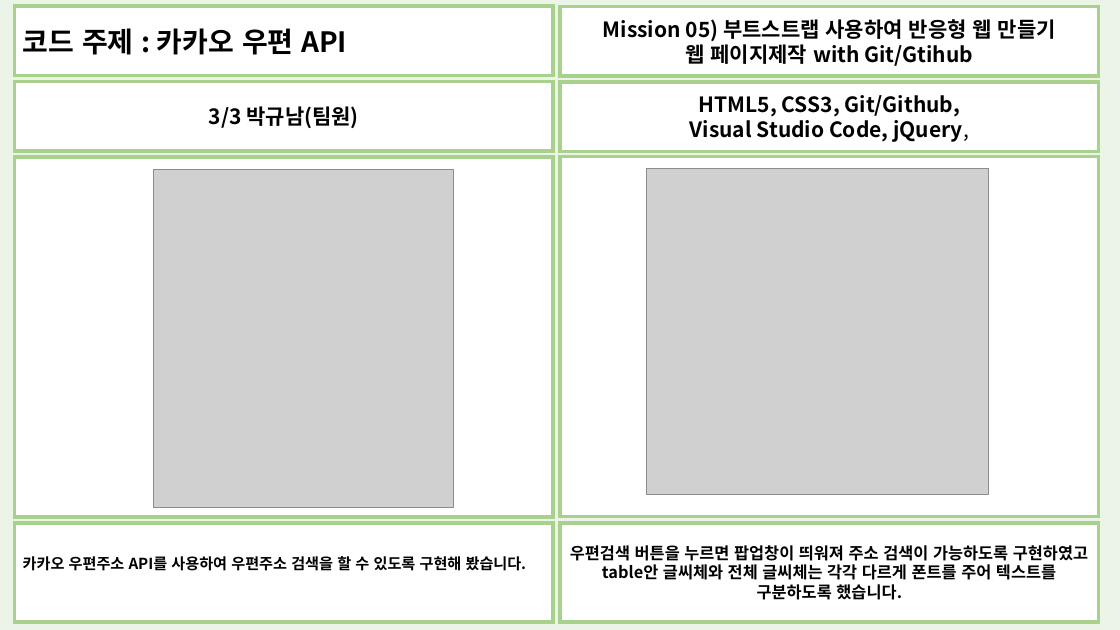
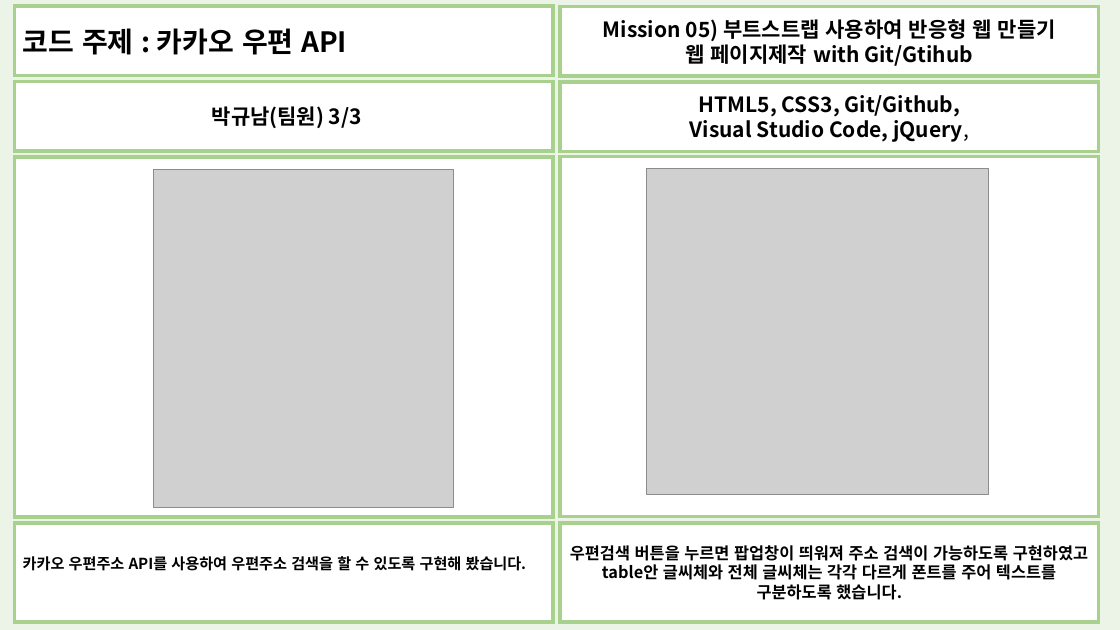
Before and after one commit to qufdbsk/Mission06_Study4Team, a slide deck: slide 5 of Mission04_Study06_gyunam.pptx. Drawn at 1120x630 pixels with LibreOffice and Linux fonts; fonts in the diff are those of the drawing; grey boxes stand for pictures. Boxes give left, top, right and bottom in pixels: in the first picture for what was removed or moved away, otherwise in the second. Text is boxed around its words. In the diff, an @@ line names an element or a change of style, - is before the commit and + after.

```diff
--- a/Mission04_Study06_gyunam.pptx
+++ b/Mission04_Study06_gyunam.pptx
@@ text in rectangle at (x1=212, y1=106, x2=362, y2=128): text changed @@
-3/3 박규남(팀원)
+박규남(팀원) 3/3
```
Also in this commit, not shown: 2 other slides changed, 20 other files.
